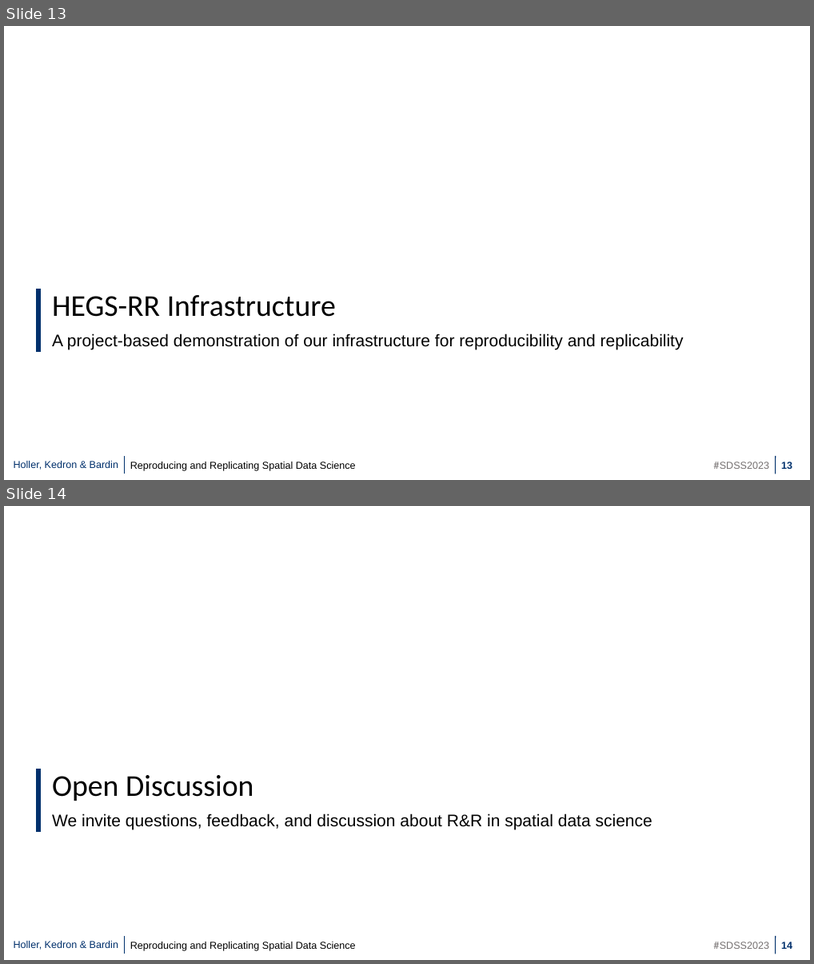
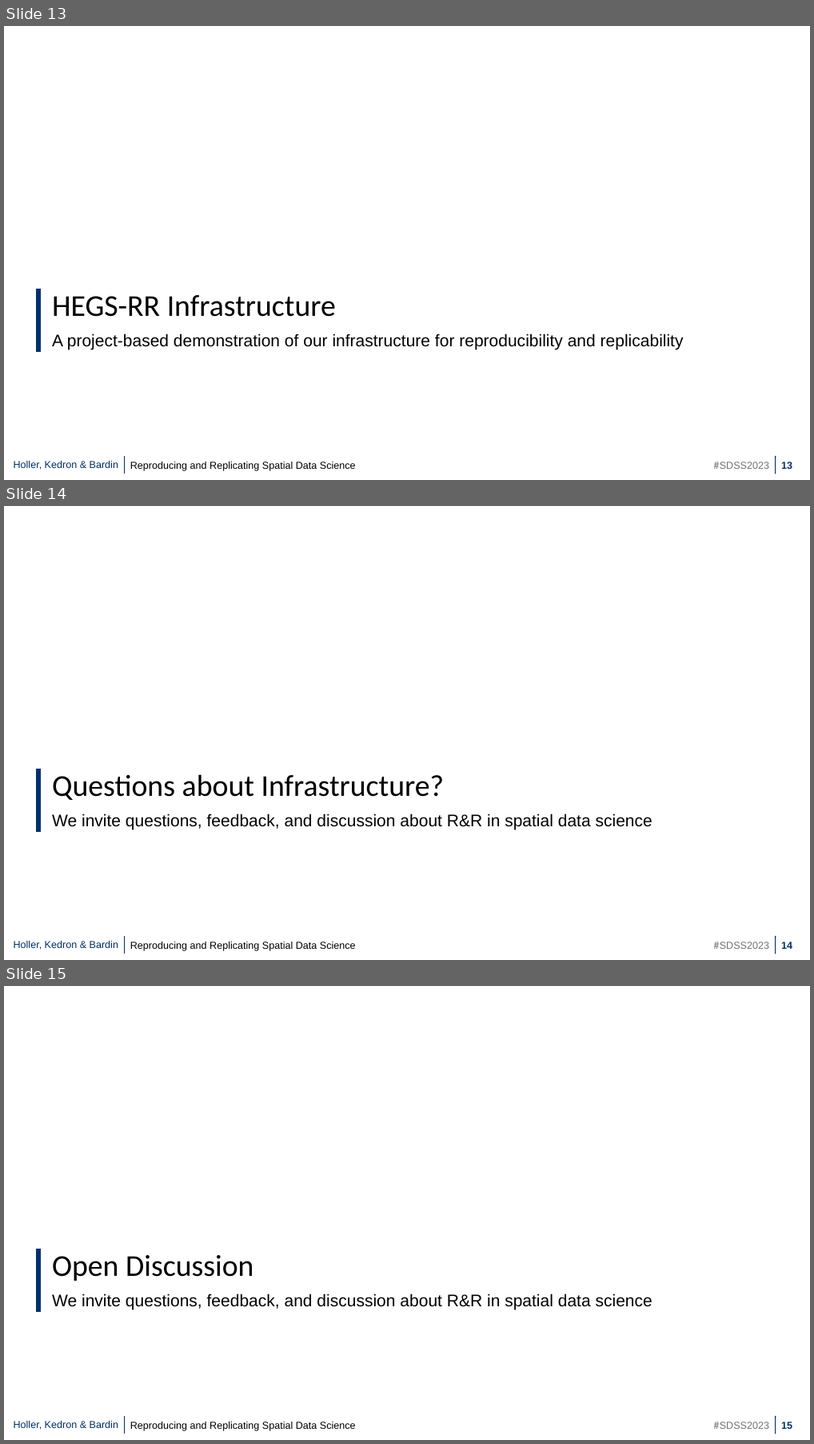
Before and after one commit to HEGSRR/Workshop-UCSB-2023, a slide deck: SDSS4-Slides-Part2.pptx. Shown one above the other, each under a label of ours: slides 13 and 14 before the commit, slides 13, 14 and 15 after it. The pictures are 814x964 and 814x1444 pixels, drawn with LibreOffice and Linux fonts; fonts in the diff are those of the drawing. Boxes give left, top, right and bottom in pixels: in the first picture for what was removed or moved away, otherwise in the second. Text is boxed around its words. In the diff, an @@ line names an element or a change of style, - is before the commit and + after.

Commit message:
updated discussion and slides

```diff
--- a/SDSS4-Slides-Part2.pptx
+++ b/SDSS4-Slides-Part2.pptx
@@ slide 14 added at <box>4,506,810,960</box>, background #FFFFFF; not listed: 6 template elements that a slide beside it also shows @@
@@ rectangle added at <box>14,517,38,586</box>, fill #FFFFFF, outline #FFFFFF 1 pt @@
@@ line added from (38, 768) to (38, 832), #00306C 6 pt @@
@@ text added at <box>52,774,445,800</box>, 36 pt, text #000000 @@
+Questions about Infrastructure?
@@ text added at <box>52,813,653,830</box>, 20 pt, text #000000 @@
+We invite questions, feedback, and discussion about R&R in spatial data science
@@ what was slide 14 is now slide 15 @@
@@ page number at <box>782,1421,793,1428</box>: text changed @@
-14
+15
```
Also in this commit, not shown: 1 slide changed, 2 other files.
